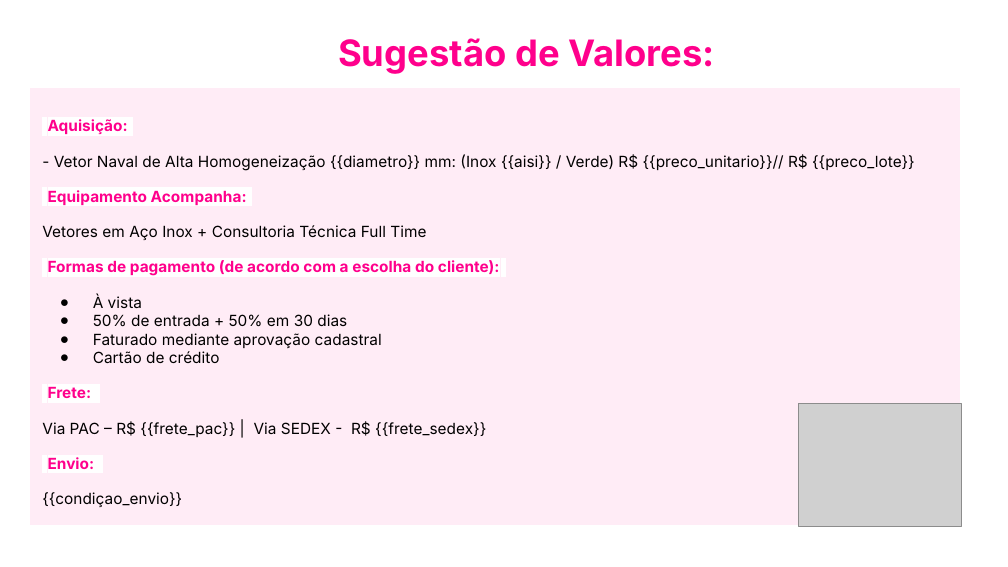
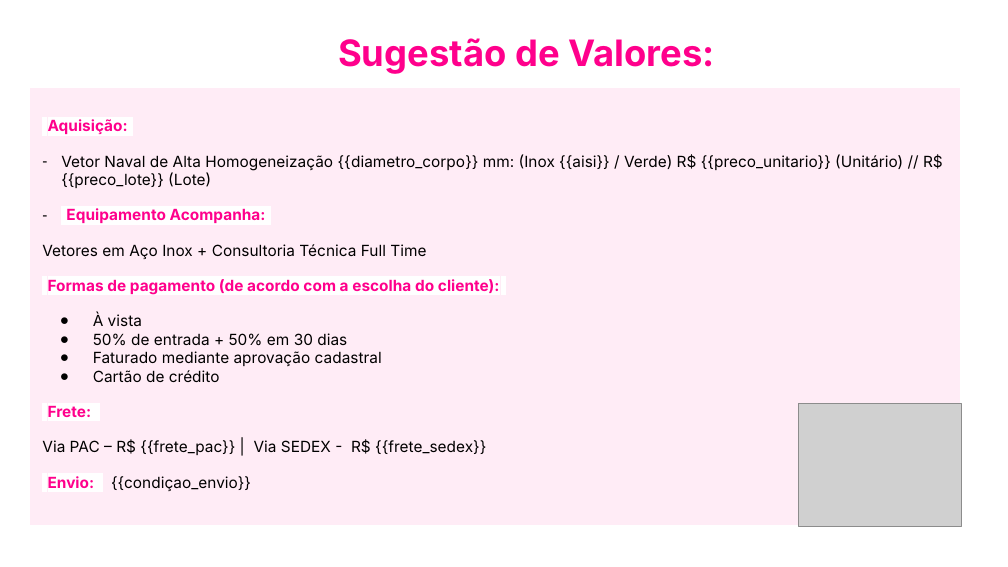
Before and after one commit to Gume123/Sistema-de-Geracao-de-Propostas-Tecnicas, a slide deck: slide 4 of templates/template_Naval-N.pptx. Drawn at 1008x567 pixels with LibreOffice and Linux fonts; fonts in the diff are those of the drawing; grey boxes stand for pictures; background and template pictures are left out. Boxes give left, top, right and bottom in pixels: in the first picture for what was removed or moved away, otherwise in the second. Text is boxed around its words. In the diff, an @@ line names an element or a change of style, - is before the commit and + after.

```diff
--- a/templates/template_Naval-N.pptx
+++ b/templates/template_Naval-N.pptx
@@ text at (61, 154, 943, 188): text changed @@
-- Vetor Naval de Alta Homogeneização {{diametro}} mm: (Inox {{aisi}} / Verde) R$ {{preco_unitario}}// R$ {{preco_lote}}
+– Vetor Naval de Alta Homogeneização {{diametro_corpo}} mm: (Inox {{aisi}} / Verde) R$ {{preco_unitario}} (Unitário) // R$ {{preco_lote}} (Lote)
@@ text at (61, 208, 271, 223): bullet none to - @@
@@ text at (42, 476, 251, 491): text changed @@
-:Envio::
-{{condiçao_envio}}
+:Envio:: {{condiçao_envio}}
```
Also in this commit, not shown: 14 other files.
